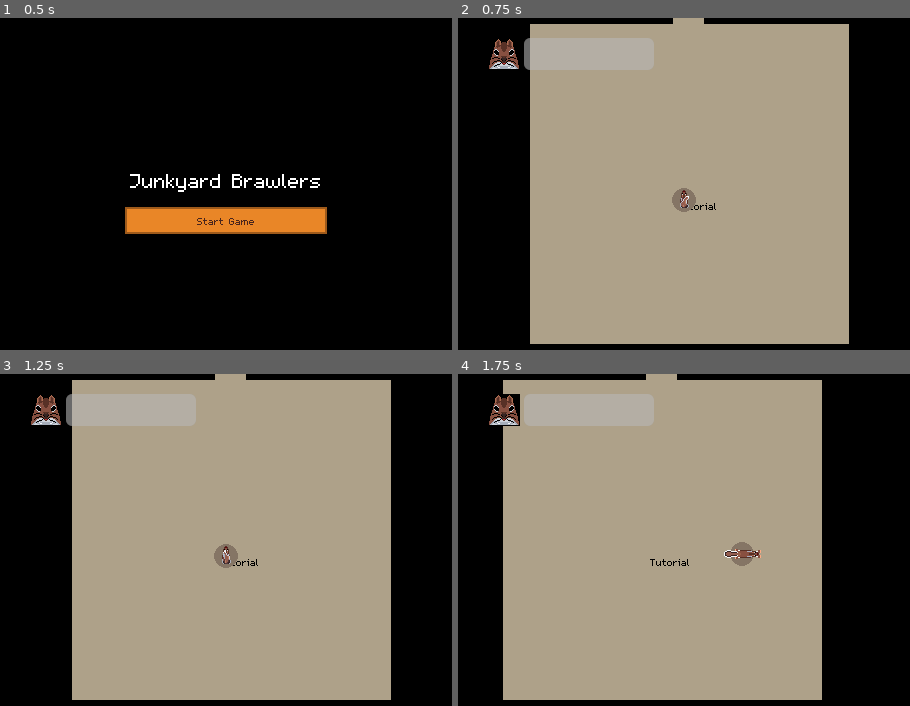
Above: before the commit, frames 1-4 (two rows, left to right).
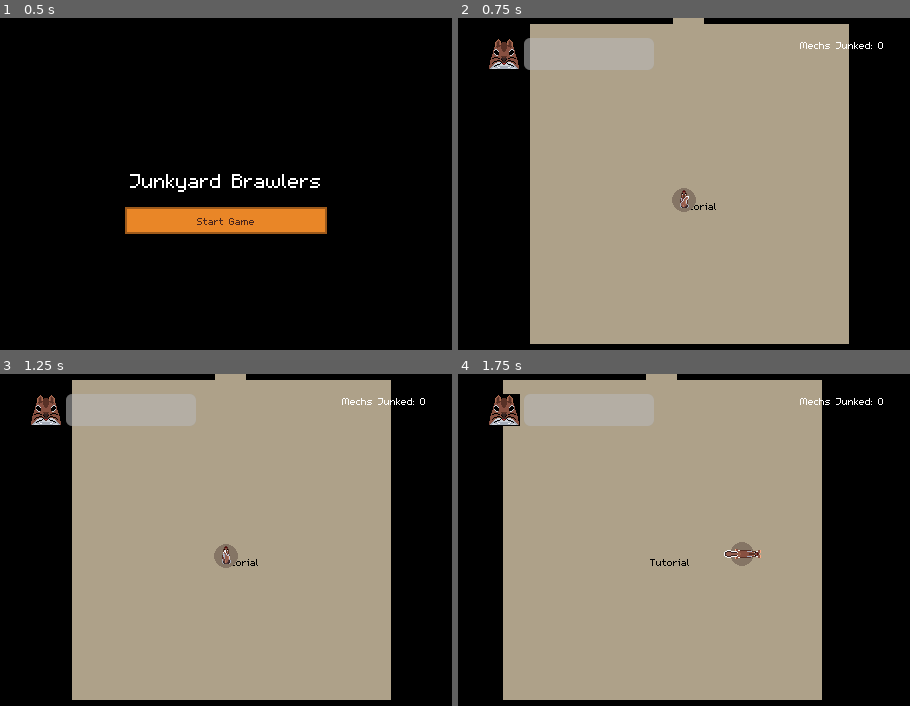
Above: after the commit, the same moments.

Repository: LaffertyDev/junkyard-brawl
Game: Godot game, scene res://src/MenusAndScenes/screen_ui_start.tscn
Same seed, same stepped clock (60 frames per second), same inputs: the game is played once before the commit and once after it. The engine's default icon, where the game draws it, is replaced by a stand-in: a white triangle on a blue panel in a dark square.
Inputs (mouse positions are in pixels of both pictures, inside the frame that each line leads up to):
- Up to frame 1 (0.5 s): no input
- Up to frame 2 (0.75 s): click "Start Game" at 0.5 s
- Up to frame 3 (1.25 s): no input
- Up to frame 4 (1.75 s): tap Enter at 1.25 s; move the mouse to (824, 536) at 1.27 s; hold D (move_right) from 1.28 s (still down); hold Space (action_primary) from 1.28 s (still down)

Frame 1 is identical in both runs. In frame 2, 0.1% of the frame differs, in the area x 75-95%, y 7-10%; in frame 3, 0.1%; in frame 4, 0.1%.

Commit message:
add very trivial leaderboard

Diff:
--- a/src/Characters/PlayerState.gd
+++ b/src/Characters/PlayerState.gd
@@ -12,6 +12,8 @@
 
 var freek_hold_status: Enums.FreekItemHeld
 
+var mechs_destroyed: int
+
 func Initialize() -> void:
 	max_current_health = 0
 	max_maximum_health = 10
@@ -20,6 +22,7 @@
 	is_freek_near_max = false
 	current_pilot_state = Enums.PilotState.Ejected
 	freek_hold_status = Enums.FreekItemHeld.Nothing
+	mechs_destroyed = 0
 
 func SetPilotState(state_to_be: Enums.PilotState) -> void:
 	current_pilot_state = state_to_be
--- a/src/Enemies/Swiper/SwiperStates/die.gd
+++ b/src/Enemies/Swiper/SwiperStates/die.gd
@@ -18,4 +18,5 @@
 
 func on_animation_die_complete() -> void:
 	swiper_instance.spawn_pickup()
+	PlayerState.mechs_destroyed += 1
 	swiper_instance.queue_free()
--- a/src/HUD.tscn
+++ b/src/HUD.tscn
@@ -102,13 +102,14 @@
 value = 100.0
 show_percentage = false
 
-[node name="LabelScore" type="Label" parent="GuiPanelMargin/HBoxContainer"]
-visible = false
+[node name="score_label" type="Label" parent="GuiPanelMargin/HBoxContainer"]
+unique_name_in_owner = true
 layout_mode = 2
 size_flags_horizontal = 3
 size_flags_vertical = 1
-text = "Wave: 9000"
+text = "Mechs Junked: 9000"
 horizontal_alignment = 2
+vertical_alignment = 1
 
 [node name="Control" type="Control" parent="GuiPanelMargin"]
 visible = false
--- a/src/hud.gd
+++ b/src/hud.gd
@@ -14,6 +14,7 @@
 @onready var _button_eject: Button = %button_eject
 @onready var _button_pilot: Button = %button_pilot
 @onready var _button_heal: Button = %button_heal
+@onready var _label_score: Label = %score_label
 
 var ui_tween: Tween
 
@@ -25,6 +26,7 @@
 	_max_health.value = PlayerState.max_current_health
 	_freek_health.max_value = PlayerState.freek_maximum_health
 	_freek_health.value = PlayerState.freek_current_health
+	_label_score.text = "Mechs Junked: %s" % PlayerState.mechs_destroyed
 
 	if Input.is_action_just_pressed("pause_game"):
 		get_tree().paused = true
Not shown, changed: todo.md
